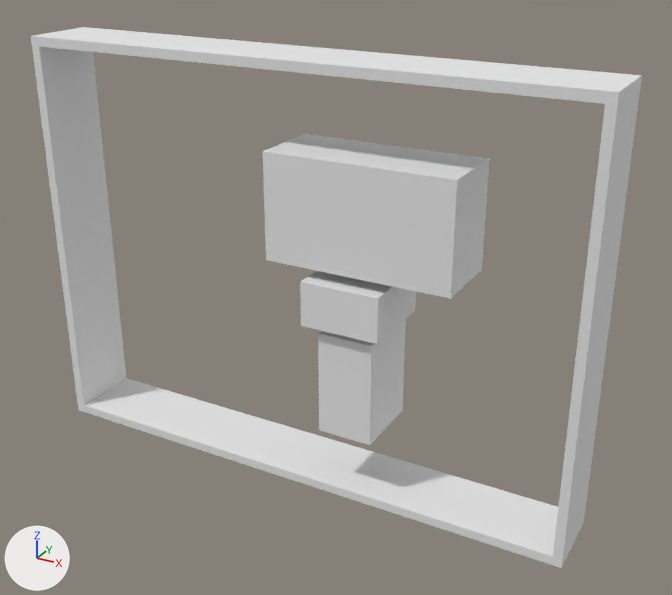
Before and after pictures for a commit that changed the OBJ model Models/iLQG-TRO-MapB-DynObs.obj.
Both versions are drawn from a 50 mm camera at (19.1, -20.34, 14.77) aimed at (8.39, -0.86, 5.03). Arrows for +X, +Y and +Z are at lower left; the lights stay in place. Where no turn or scale is listed for an object, it has been applied to the vertices.

Before the edit, the objects in view are built like this:
```python
me_ilqg_tro_mapb_dynobs = bpy.data.meshes.new('iLQG-TRO-MapB-DynObs')
me_ilqg_tro_mapb_dynobs.from_pydata(...)  # 40 vertices, 42 faces; spans x -0.2..15.2, y -2.2..0.0, z -0.2..11.2
me_ilqg_tro_mapb_dynobs.materials.append(mat_frontcolor)  # white #e7e7e7
ob_ilqg_tro_mapb_dynobs = bpy.data.objects.new('iLQG-TRO-MapB-DynObs', me_ilqg_tro_mapb_dynobs)
ob_ilqg_tro_mapb_dynobs.location = (0.0, 0.0, 0.0)
```
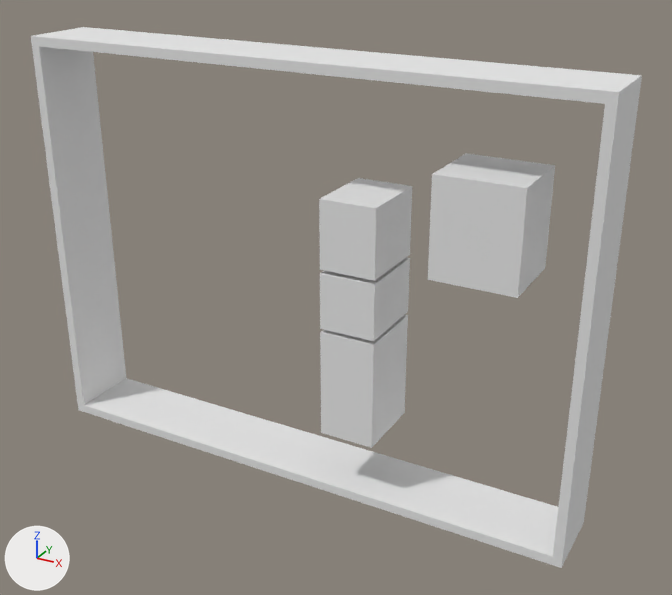
Commit message: updated task 2 map

Edits to the scene script, one JSON object a line:
```json
{"block": "me_ilqg_tro_mapb_dynobs", "where": "me_ilqg_tro_mapb_dynobs.from_pydata(...)  # 40 vertices, 42 faces; spans x -0.2..15.2, y -2.2..0.0, z -0.2..11.2"}
{"block": "me_ilqg_tro_mapb_dynobs", "where": "# used by ob_ilqg_tro_mapb_dynobs; location = (0.0, 0.0, 0.0)"}
{"block": "me_ilqg_tro_mapb_dynobs", "change": "me_ilqg_tro_mapb_dynobs part 1: the loose piece of 8 vertices spanning x 8.5..10.0, y -2.0..0.0, z 1.7..4.5 is moved by (0.1, 0.0, 0.0)"}
{"block": "me_ilqg_tro_mapb_dynobs", "change": "me_ilqg_tro_mapb_dynobs part 2: a new loose piece, a box spanning x 8.6..10.1, y -2.0..0.0, z 6.2..8.1, in mat_frontcolor (white #e7e7e7)"}
{"block": "me_ilqg_tro_mapb_dynobs", "change": "me_ilqg_tro_mapb_dynobs part 3: a new loose piece, a box spanning x 8.6..10.1, y -2.0..0.0, z 4.7..6.2, in mat_frontcolor (white #e7e7e7)"}
{"block": "me_ilqg_tro_mapb_dynobs", "change": "me_ilqg_tro_mapb_dynobs part 4: a new loose piece, a box spanning x 11.4..13.6, y -2.0..0.0, z 6.6..9.1, in mat_frontcolor (white #e7e7e7)"}
{"block": "me_ilqg_tro_mapb_dynobs", "change": "me_ilqg_tro_mapb_dynobs part 5: the loose piece of 8 vertices spanning x 8.1..10.3, y -2.2..0.0, z 4.7..5.9 is deleted"}
{"block": "me_ilqg_tro_mapb_dynobs", "change": "me_ilqg_tro_mapb_dynobs part 6: the loose piece of 8 vertices spanning x 7.0..12.0, y -2.0..0.0, z 6.2..9.0 is deleted"}
```

Pixel boxes (x1, y1, x2, y2) of what changed, in the pictures (672 x 595 px; the box of a moved part takes in the faces that stretch with it):
```json
{"part": 1, "of": "me_ilqg_tro_mapb_dynobs", "change": "moved or reshaped", "before": [318, 319, 406, 445], "after": [320, 315, 408, 448]}
{"part": 2, "of": "me_ilqg_tro_mapb_dynobs", "change": "added", "after": [319, 178, 412, 281]}
{"part": 3, "of": "me_ilqg_tro_mapb_dynobs", "change": "added", "after": [320, 257, 410, 341]}
{"part": 4, "of": "me_ilqg_tro_mapb_dynobs", "change": "added", "after": [428, 153, 555, 298]}
{"part": 5, "of": "me_ilqg_tro_mapb_dynobs", "change": "deleted", "before": [300, 271, 416, 344]}
{"part": 6, "of": "me_ilqg_tro_mapb_dynobs", "change": "deleted", "before": [262, 134, 489, 299]}
```
